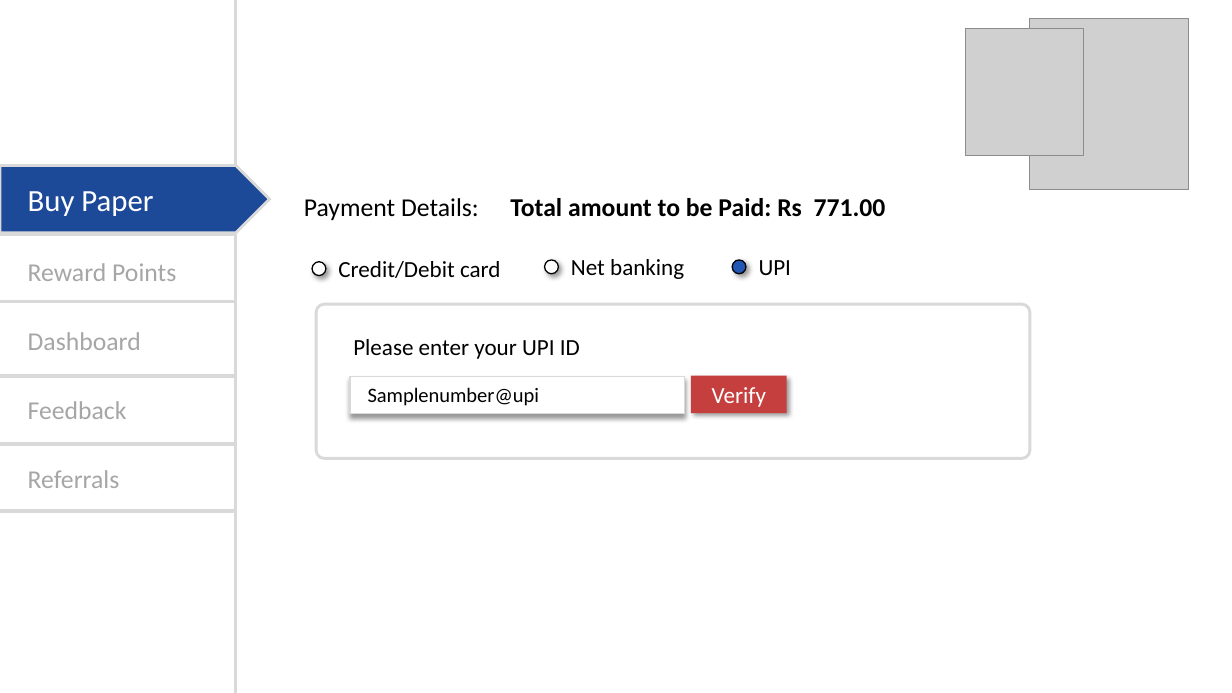
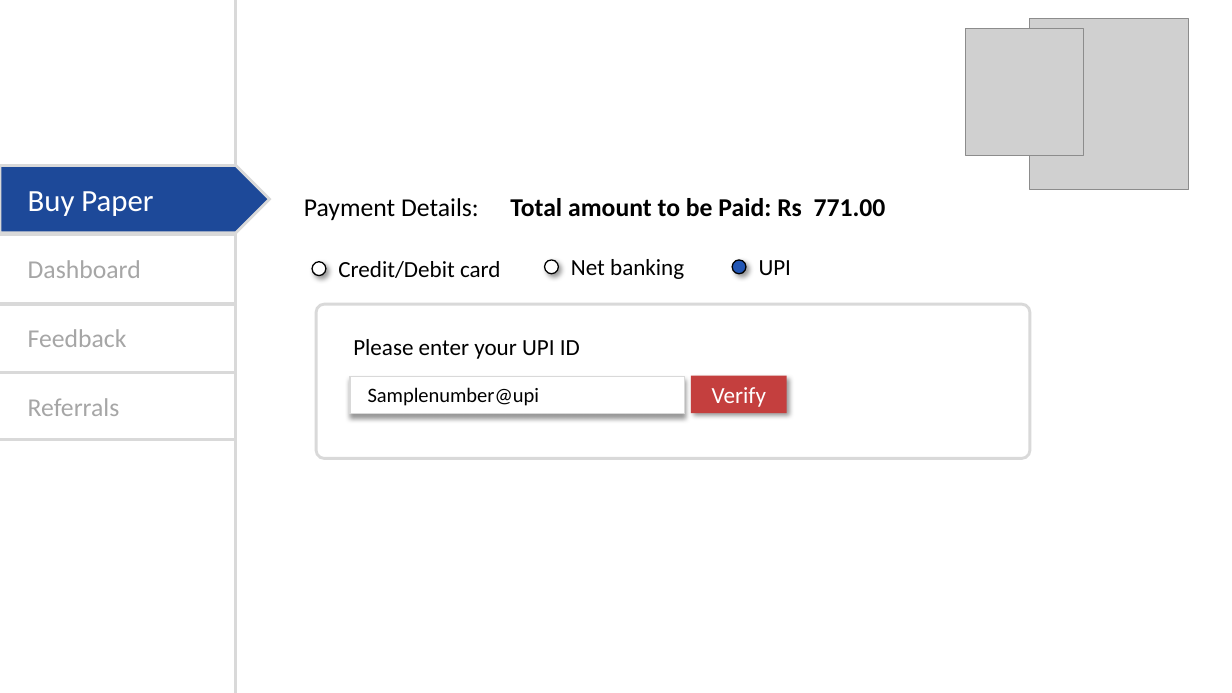
Before and after one commit to Rahul29111993/SATVA, a slide deck: slide 9 of Angular/assets/Satva-BuyPaper.pptx (slide 10 before the commit). Drawn at 1232x693 pixels with LibreOffice and Linux fonts; fonts in the diff are those of the drawing; grey boxes stand for pictures. Boxes give left, top, right and bottom in pixels: in the first picture for what was removed or moved away, otherwise in the second. Text is boxed around its words. In the diff, an @@ line names an element or a change of style, - is before the commit and + after.

```diff
--- a/Angular/assets/Satva-BuyPaper.pptx
+++ b/Angular/assets/Satva-BuyPaper.pptx
@@ text removed at bbox=[28, 263, 176, 281] @@
-Reward Points
@@ 3 texts, 2 lines: place and size @@
-3 texts, 2 lines at bbox=[0, 332, 236, 511]
+3 texts, 2 lines at bbox=[0, 260, 236, 440]
@@ line removed from (0, 301) to (236, 301) @@
@@ line moved from (0, 445) - (236, 445) to (0, 372) - (236, 372) @@
```
Also in this commit, not shown: 8 other slides changed, 1 slide removed, 34 other files.
